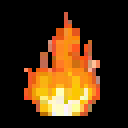
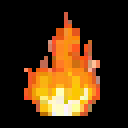
Revision of a layered 128×128 image; what changed, layer by layer:
painted on "Layer 1" over [40, 52, 48, 60]
